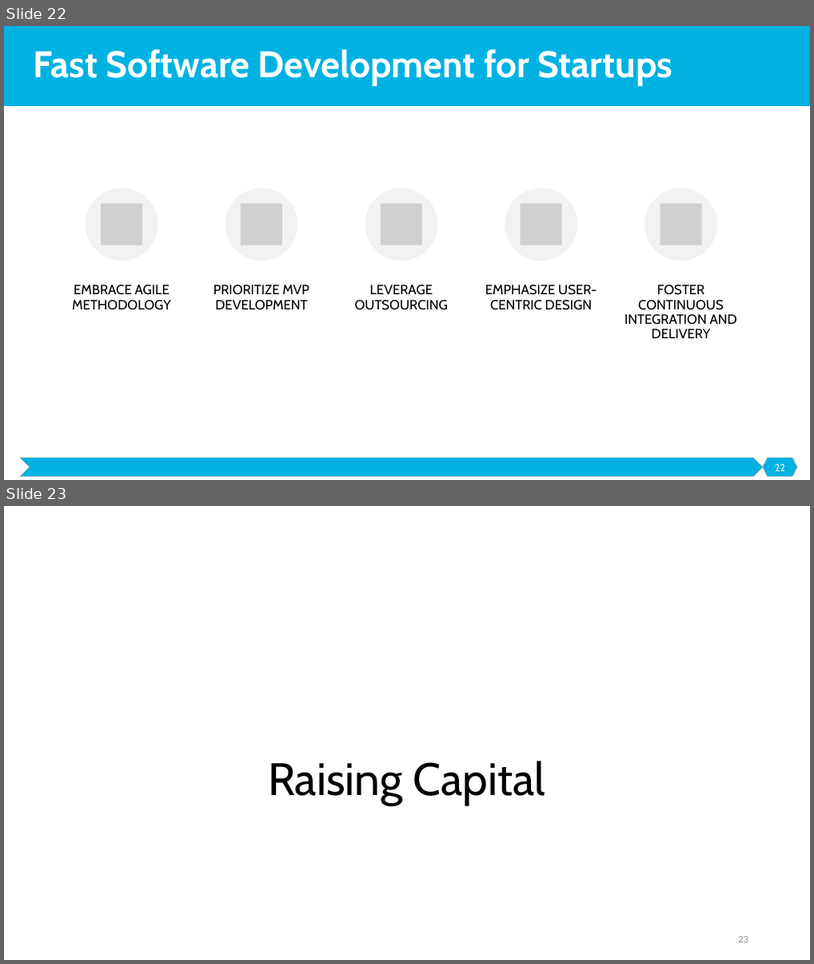
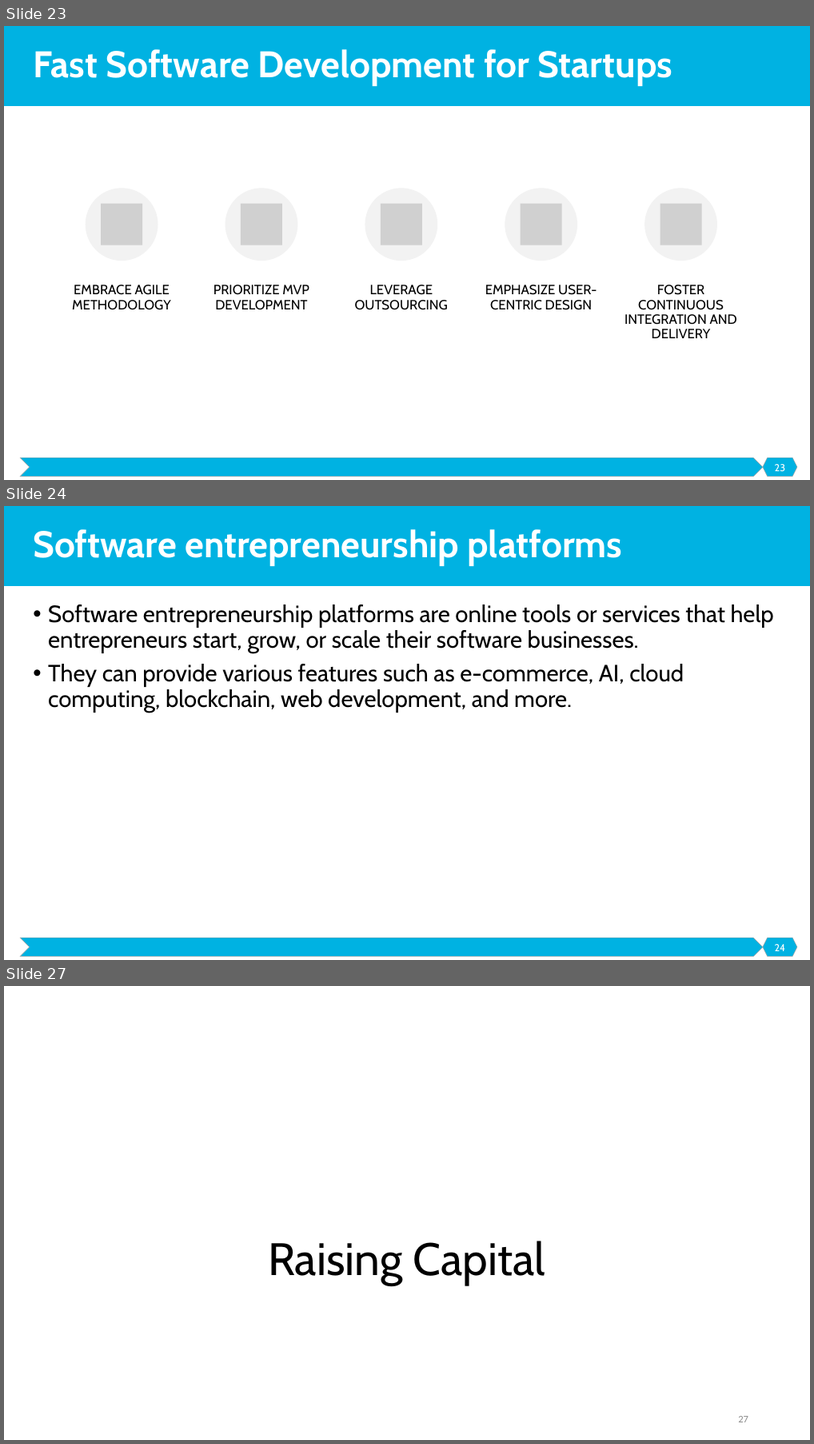
Before and after one commit to malenezi/malenezi, a slide deck: SE495/Lectures/1-Introduction/Introduction.pptx. Shown one above the other, each under a label of ours: slides 22 and 23 before the commit, slides 23, 24 and 27 after it; the slides between them are not shown. The pictures are 814x964 and 814x1444 pixels, drawn with LibreOffice and Linux fonts; fonts in the diff are those of the drawing; grey boxes stand for pictures. Boxes give left, top, right and bottom in pixels: in the first picture for what was removed or moved away, otherwise in the second. Text is boxed around its words. In the diff, an @@ line names an element or a change of style, - is before the commit and + after.

```diff
--- a/SE495/Lectures/1-Introduction/Introduction.pptx
+++ b/SE495/Lectures/1-Introduction/Introduction.pptx
@@ slide 24 added at box(4, 506, 810, 960), background #FFFFFF; not listed: 3 template elements that a slide beside it also shows @@
@@ title added at box(33, 529, 623, 566), 44 pt, text #FFFFFF, bold @@
+Software entrepreneurship platforms
@@ text added at box(48, 604, 774, 712), 28 pt, text #000000 @@
+• Software entrepreneurship platforms are online tools or services that help entrepreneurs start, grow, or scale their software businesses.
+• They can provide various features such as e-commerce, AI, cloud computing, blockchain, web development, and more.
@@ page number added at box(775, 944, 786, 951), 12 pt, text #FFFFFF @@
+24
@@ what was slide 22 is now slide 23 @@
@@ page number at box(775, 464, 786, 471): text changed @@
-22
+23
@@ what was slide 23 is now slide 27 @@
@@ page number at box(738, 1416, 749, 1422): text changed @@
-23
+27
```
Also in this commit, not shown: 3 other slides added.
